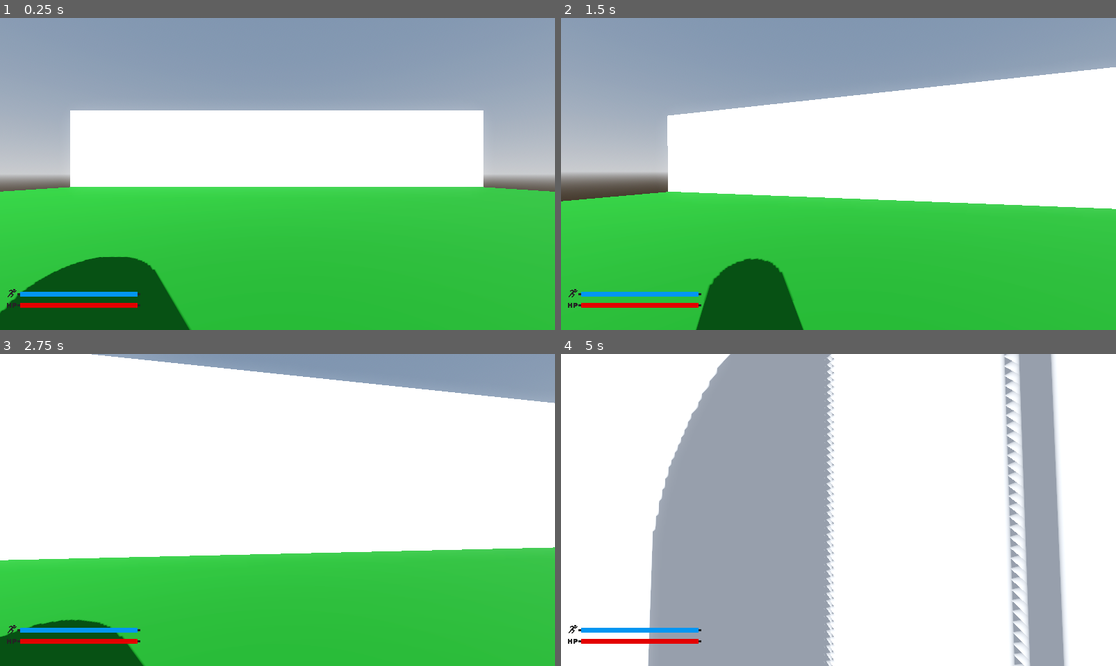
Above: before the commit, frames 1-4 (two rows, left to right).
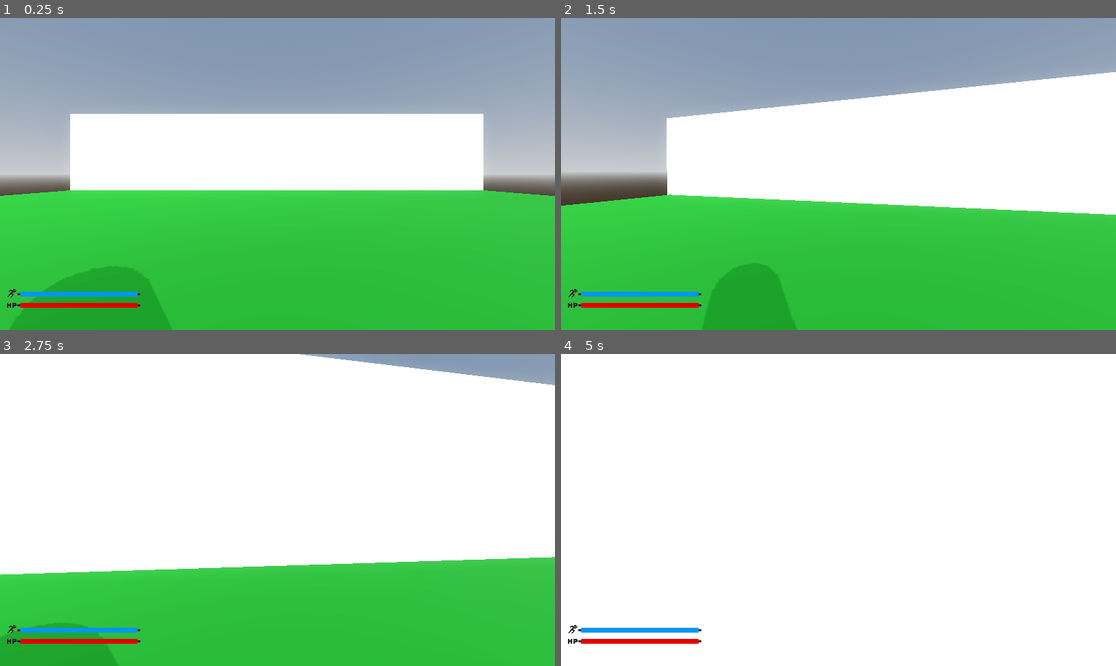
Above: after the commit, the same moments.

Repository: boltnzl/project-override
Game: Godot game, scene res://level.tscn
Two runs of this game, one before a commit and one after it. Both use one fixed random seed, a clock stepped at 60 frames per second and the inputs below.
Inputs (mouse positions are in pixels of both pictures, inside the frame that each line leads up to):
- Up to frame 1 (0.25 s): no input
- Up to frame 2 (1.5 s): move the mouse to (866, 174) at 0.52 s; hold Shift (sprint) 0.53-1.28 s; hold W (up) from 0.53 s (still down); tap Space (jump) at 0.77 s; move the mouse to (810, 174) at 1.27 s; tap Shift (sprint) at 1.35 s
- Up to frame 3 (2.75 s): keep holding W (up); tap Space (jump) at 1.52 s; move the mouse to (288, 503) at 2.02 s; hold Shift (sprint) from 2.03 s (still down)
- Up to frame 4 (5 s): keep holding W (up); move the mouse to (832, 516) at 2.77 s; release Shift (sprint) at 2.78 s; tap Shift (sprint) at 2.85, 4.35 s; tap Space (jump) at 3.02, 3.77, 4.52 s; move the mouse to (877, 513) at 3.52 s; hold Shift (sprint) 3.53-4.28 s; move the mouse to (794, 506) at 4.27 s

The runs differ from the first frame. In frame 1, 7.2% of the frame differs, in the area x 0-100%, y 29-100%; in frame 2, 5.7%; in frame 3, 11%; in frame 4, 37%, in the area x 15-92%, y 0-100%.
Error after the commit: Attempt to call function 'get_next_path_position' in base 'null instance' on a null instance. (res://enemy.gd:14)

Commit message:
Start of Enemy Code

Diff:
--- /dev/null
+++ b/enemy.gd
@@ -0,0 +1,22 @@
+extends CharacterBody3D
+
+
+@onready var area = $NavigationRegion3D
+var speed = 10.0
+var gravity = 5
+
+
+func _process(delta: float) -> void:
+	if not is_on_floor():
+		velocity.y -= gravity * delta
+	else:
+		velocity.y -= 2
+	var position1 = area.get_next_path_position()
+	var position2 = global_transform.origin
+	var velocity2 = (position1 - position2).normalized() * speed
+
+	velocity = velocity.move_toward(velocity2, 0.25)
+	move_and_slide()
+
+func target_position(target):
+	area.position2 = target
--- /dev/null
+++ b/enemy.tscn
@@ -0,0 +1,20 @@
+[gd_scene load_steps=4 format=3 uid="uid://dm0g5mvsicmvs"]
+
+[ext_resource type="Script" uid="uid://byjlx8dqsxbjc" path="res://enemy.gd" id="1_7k104"]
+
+[sub_resource type="CapsuleShape3D" id="CapsuleShape3D_7xaro"]
+
+[sub_resource type="CapsuleMesh" id="CapsuleMesh_7k104"]
+
+[node name="Enemy" type="Node3D"]
+
+[node name="Body" type="CharacterBody3D" parent="."]
+transform = Transform3D(4, 0, 0, 0, 4, 0, 0, 0, 4, 0, 0, 0)
+script = ExtResource("1_7k104")
+
+[node name="CollisionShape3D" type="CollisionShape3D" parent="Body"]
+shape = SubResource("CapsuleShape3D_7xaro")
+
+[node name="MeshInstance3D" type="MeshInstance3D" parent="Body"]
+mesh = SubResource("CapsuleMesh_7k104")
+skeleton = NodePath("../CollisionShape3D")
--- /dev/null
+++ b/health_stamina.gd
@@ -0,0 +1,7 @@
+extends Node2D
+var speed = 10.0
+
+
+# Called when the node enters the scene tree for the first time.
+func _ready() -> void:
+	pass # Replace with function body.
--- a/level.tscn
+++ b/level.tscn
@@ -1,8 +1,11 @@
-[gd_scene load_steps=21 format=3 uid="uid://bj387j66to5uj"]
-
+[gd_scene load_steps=27 format=3 uid="uid://bj387j66to5uj"]
+
+[ext_resource type="Script" uid="uid://dqh6opl1sauow" path="res://mainlevel.gd" id="1_1ainy"]
 [ext_resource type="Script" uid="uid://cu4xfx7evjvhq" path="res://scripts/Player.gd" id="1_u52ul"]
+[ext_resource type="Script" uid="uid://iq1cd6tgq06h" path="res://health_stamina.gd" id="2_hounu"]
 [ext_resource type="Texture2D" uid="uid://c81s0fye1rsnl" path="res://UI/image.png" id="2_vonw3"]
 [ext_resource type="Texture2D" uid="uid://bw12d44gegwjk" path="res://UI/HP.png" id="3_oi3di"]
+[ext_resource type="PackedScene" uid="uid://dm0g5mvsicmvs" path="res://enemy.tscn" id="5_f2txt"]
 
 [sub_resource type="ProceduralSkyMaterial" id="ProceduralSkyMaterial_vonw3"]
 sky_horizon_color = Color(0.662243, 0.671743, 0.686743, 1)
@@ -51,25 +54,32 @@
 [sub_resource type="StyleBoxFlat" id="StyleBoxFlat_f2txt"]
 bg_color = Color(0.0117647, 0.588235, 0.94902, 1)
 
+[sub_resource type="NavigationMesh" id="NavigationMesh_n6hdu"]
+
+[sub_resource type="PhysicsMaterial" id="PhysicsMaterial_km5ld"]
+
+[sub_resource type="BoxShape3D" id="BoxShape3D_i2t4f"]
+
 [node name="Level" type="Node3D"]
+script = ExtResource("1_1ainy")
 
 [node name="WorldEnvironment" type="WorldEnvironment" parent="."]
 environment = SubResource("Environment_0b4ue")
 
-[node name="CharacterBody3D" type="CharacterBody3D" parent="."]
-transform = Transform3D(4, 0, 0, 0, 4, 0, 0, 0, 4, 0, 5.26065, 0)
+[node name="Player" type="CharacterBody3D" parent="."]
+transform = Transform3D(4, 0, 0, 0, 4, 0, 0, 0, 4, 0, 6.26065, 0)
 script = ExtResource("1_u52ul")
 
-[node name="MeshInstance3D" type="MeshInstance3D" parent="CharacterBody3D"]
+[node name="MeshInstance3D" type="MeshInstance3D" parent="Player"]
 mesh = SubResource("CapsuleMesh_f2txt")
 
-[node name="CollisionShape3D" type="CollisionShape3D" parent="CharacterBody3D"]
+[node name="CollisionShape3D" type="CollisionShape3D" parent="Player"]
 visible = false
 shape = SubResource("ConcavePolygonShape3D_1ainy")
 
-[node name="Pivot" type="Node3D" parent="CharacterBody3D"]
-
-[node name="Camera3D" type="Camera3D" parent="CharacterBody3D/Pivot"]
+[node name="Pivot" type="Node3D" parent="Player"]
+
+[node name="Camera3D" type="Camera3D" parent="Player/Pivot"]
 transform = Transform3D(1, 0, 0, 0, 1, 0, 0, 0, 1, 0.00566483, 0, 0.00775456)
 
 [node name="StaticBody3D" type="StaticBody3D" parent="."]
@@ -117,8 +127,10 @@
 [node name="DirectionalLight3D" type="DirectionalLight3D" parent="."]
 transform = Transform3D(0.74973, 0.353692, 0.559291, 0, -0.845178, 0.534485, -0.661744, 0.400719, 0.633655, 103.058, 66.3276, 82.56)
 shadow_enabled = true
+shadow_opacity = 0.5
 
 [node name="Health_Stamina" type="Node2D" parent="."]
+script = ExtResource("2_hounu")
 
 [node name="StaminaBar" type="ColorRect" parent="Health_Stamina"]
 offset_left = 60.0
@@ -173,3 +185,20 @@
 offset_bottom = 1028.0
 scale = Vector2(0.4, 0.4)
 texture = ExtResource("3_oi3di")
+
+[node name="Enemy" parent="." groups=["enemy"] instance=ExtResource("5_f2txt")]
+transform = Transform3D(1, 0, 0, 0, 1, 0, 0, 0, 1, 0, 5, 4)
+
+[node name="NavigationRegion3D" type="NavigationRegion3D" parent="."]
+transform = Transform3D(127.617, 0, 0, 0, 2.88219, 0, 0, 0, 125.708, 0, 0, 0)
+navigation_mesh = SubResource("NavigationMesh_n6hdu")
+
+[node name="StaticBody3D" type="StaticBody3D" parent="NavigationRegion3D"]
+transform = Transform3D(1.00681, 0, 0, 0, 1.00681, 0, 0, 0, 1.00681, 0, 0, 0)
+physics_material_override = SubResource("PhysicsMaterial_km5ld")
+
+[node name="CollisionShape3D" type="CollisionShape3D" parent="NavigationRegion3D/StaticBody3D"]
+transform = Transform3D(1, 0, 0, 0, 1, 0, 0, 0, 1, 0, 0, 0)
+shape = SubResource("BoxShape3D_i2t4f")
+
+[node name="MeshInstance3D" type="MeshInstance3D" parent="NavigationRegion3D/StaticBody3D"]
--- /dev/null
+++ b/mainlevel.gd
@@ -0,0 +1,7 @@
+
+extends Node3D
+
+@onready var target = $Player
+
+func _process(delta: float) -> void:
+	get_tree().call_group("enemy", "target_position" , target.global_transform.origin)
--- a/scripts/Player.gd
+++ b/scripts/Player.gd
@@ -13,7 +13,7 @@
 var gravity = 20
 const FOV = 90.0
 const FOV_MULTI = 1.25
-
+var stamina_bar = 10.0
 
 #Prevents Mouse from moving externally
 func _ready():
@@ -35,10 +35,11 @@
 
 
 # Handles Sprint
-	if Input.is_action_pressed("sprint"):
-		speed = SPRINT_SPEED
-	else:
-		speed = WALK_SPEED
+#	if Input.is_action_pressed("sprint"):
+		if stamina_bar > 1.0:
+			speed = SPRINT_SPEED
+		else:
+			speed = WALK_SPEED
 
 
 	# Handle jump.
Not shown, added: enemy.gd.uid
Not shown, added: health_stamina.gd.uid
Not shown, added: mainlevel.gd.uid
